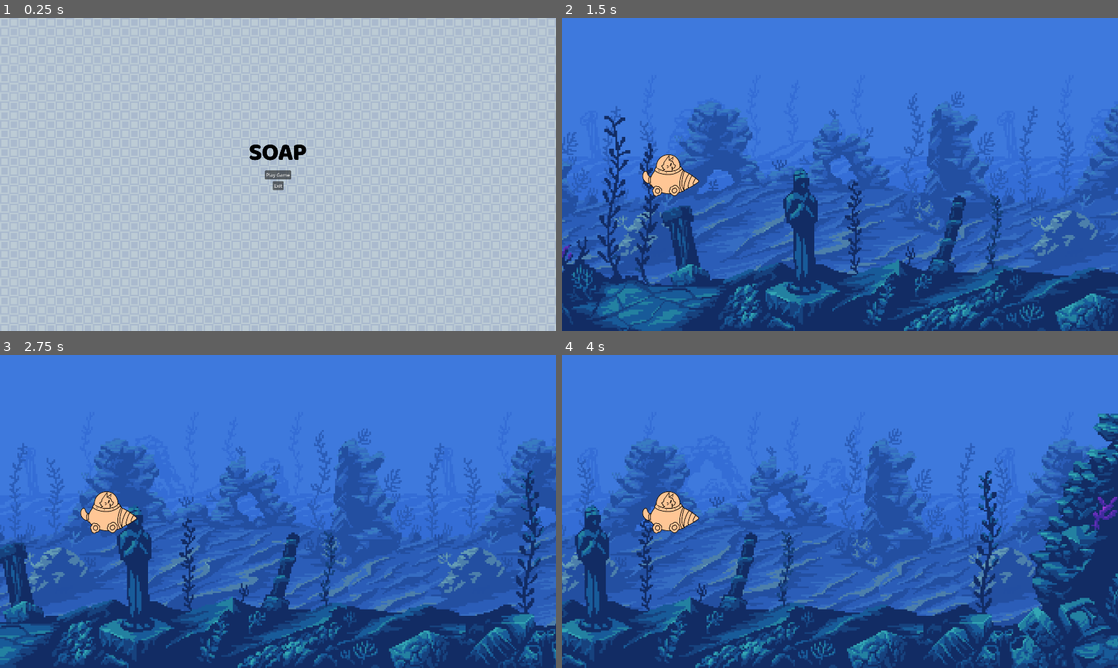
Above: before the commit, frames 1-4 (two rows, left to right).
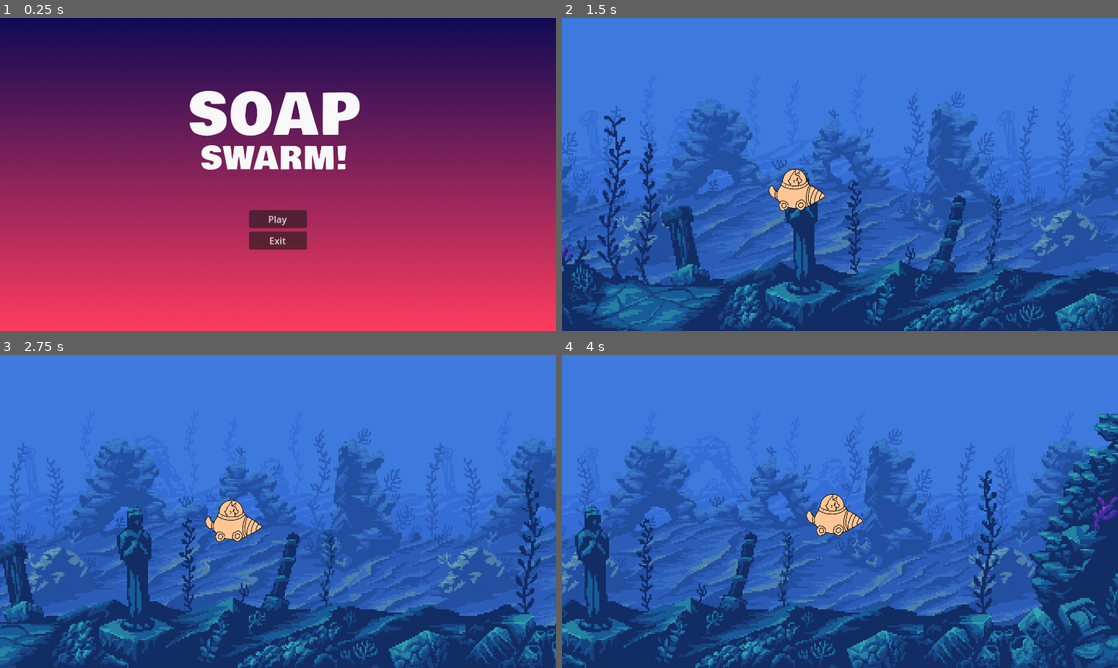
Above: after the commit, the same moments.

Repository: cassandracarlos/soap-swarm
Game: Godot game, scene res://scenes/start_menu.tscn
Same seed, same stepped clock (60 frames per second), same inputs: the game is played once before the commit and once after it.
Inputs (mouse positions are in pixels of both pictures, inside the frame that each line leads up to):
- Up to frame 1 (0.25 s): no input
- Up to frame 2 (1.5 s): click "Play Game" (after the commit: "Play") at 0.5 s; move the mouse to (962, 158) at 1.27 s; hold Up from 1.28 s (still down)
- Up to frame 3 (2.75 s): move the mouse to (166, 527) at 2.02 s; release Up at 2.03 s; hold Down from 2.03 s (still down)
- Up to frame 4 (4 s): move the mouse to (895, 442) at 2.77 s; release Down at 2.78 s; hold Up from 2.78 s (still down); move the mouse to (812, 574) at 3.52 s

The runs differ from the first frame. In frame 1, 100% of the frame differs, in the area x 0-100%, y 0-100%; in frame 2, 1.6%; in frame 3, 1.6%; in frame 4, 1.6%.

Commit message:
IT WORKS!
He he

Diff:
--- a/project.godot
+++ b/project.godot
@@ -19,7 +19,6 @@
 
 window/size/viewport_width=1920
 window/size/viewport_height=1080
-window/size/mode=3
 window/stretch/mode="viewport"
 
 [input]
--- a/scenes/start_menu.tscn
+++ b/scenes/start_menu.tscn
@@ -1,8 +1,8 @@
 [gd_scene load_steps=4 format=3 uid="uid://ds55eexw851m2"]
 
 [ext_resource type="Script" path="res://scripts/start_menu.gd" id="1_3rl8h"]
-[ext_resource type="Texture2D" uid="uid://dfmwib8kfh8y0" path="res://assets/interface/game_title.png" id="1_6eg54"]
-[ext_resource type="Texture2D" uid="uid://bknua3lyrnwlb" path="res://assets/interface/start_menu_background.png" id="2_xttsi"]
+[ext_resource type="Texture2D" uid="uid://c4kqu825pqn51" path="res://assets/interface/Rectangle 1.png" id="2_ef5ls"]
+[ext_resource type="Texture2D" uid="uid://crvf3k0bbee5i" path="res://assets/interface/Soap Swarm!.png" id="3_t768g"]
 
 [node name="StartMenu" type="Node"]
 script = ExtResource("1_3rl8h")
@@ -14,7 +14,7 @@
 anchor_bottom = 1.0
 grow_horizontal = 2
 grow_vertical = 2
-texture = ExtResource("2_xttsi")
+texture = ExtResource("2_ef5ls")
 stretch_mode = 1
 
 [node name="GameTitle" type="TextureRect" parent="."]
@@ -23,13 +23,13 @@
 anchor_top = 0.5
 anchor_right = 0.5
 anchor_bottom = 0.5
-offset_left = -98.0
-offset_top = -104.0
-offset_right = 98.0
-offset_bottom = -49.0
+offset_left = -306.0
+offset_top = -289.0
+offset_right = 283.0
+offset_bottom = -15.0
 grow_horizontal = 2
 grow_vertical = 2
-texture = ExtResource("1_6eg54")
+texture = ExtResource("3_t768g")
 
 [node name="PlayButton" type="Button" parent="."]
 anchors_preset = 8
@@ -37,27 +37,28 @@
 anchor_top = 0.5
 anchor_right = 0.5
 anchor_bottom = 0.5
-offset_left = -45.0
-offset_top = -14.0
-offset_right = 45.0
-offset_bottom = 17.0
+offset_left = -100.0
+offset_top = 123.0
+offset_bottom = 154.0
 grow_horizontal = 2
 grow_vertical = 2
-text = "Play Game"
+scale = Vector2(2, 2)
+text = "Play"
 
 [node name="ExitButton" type="Button" parent="."]
-anchors_preset = 8
+anchors_preset = 7
 anchor_left = 0.5
-anchor_top = 0.5
+anchor_top = 1.0
 anchor_right = 0.5
-anchor_bottom = 0.5
-offset_left = -18.5
-offset_top = 22.5
-offset_right = 18.5
-offset_bottom = 53.5
+anchor_bottom = 1.0
+offset_left = -100.0
+offset_top = -343.0
+offset_bottom = -312.0
 grow_horizontal = 2
-grow_vertical = 2
-text = "Exit"
+grow_vertical = 0
+scale = Vector2(2, 2)
+text = "Exit
+"
 
 [connection signal="pressed" from="PlayButton" to="." method="_on_play_button_pressed"]
 [connection signal="pressed" from="ExitButton" to="." method="_on_exit_button_pressed"]
--- a/scripts/player_character.gd
+++ b/scripts/player_character.gd
@@ -1,14 +1,6 @@
 extends CharacterBody2D
 
-const SPEED = 500.0
-
-func _physics_process(delta):
-
-	# As good practice, you should replace UI actions with custom gameplay actions.
-	var direction = Input.get_axis("up", "down")
-	if direction:
-		velocity.y = direction * SPEED
-	else:
-		velocity.y = move_toward(velocity.y, 0, SPEED)
-
+func _physics_process(delta: float) -> void:
+	var vel : Vector2 = get_global_mouse_position() - global_position
+	velocity = vel
 	move_and_slide()
Binary file added: assets/interface/Group 1.png
Not shown, added: assets/interface/Group 1.png.import
Binary file added: assets/interface/Rectangle 1.png
Not shown, added: assets/interface/Rectangle 1.png.import
Binary file added: assets/interface/Soap Swarm!.png
Not shown, added: assets/interface/Soap Swarm!.png.import
Not shown, added: scenes/plaCA1.tmp
